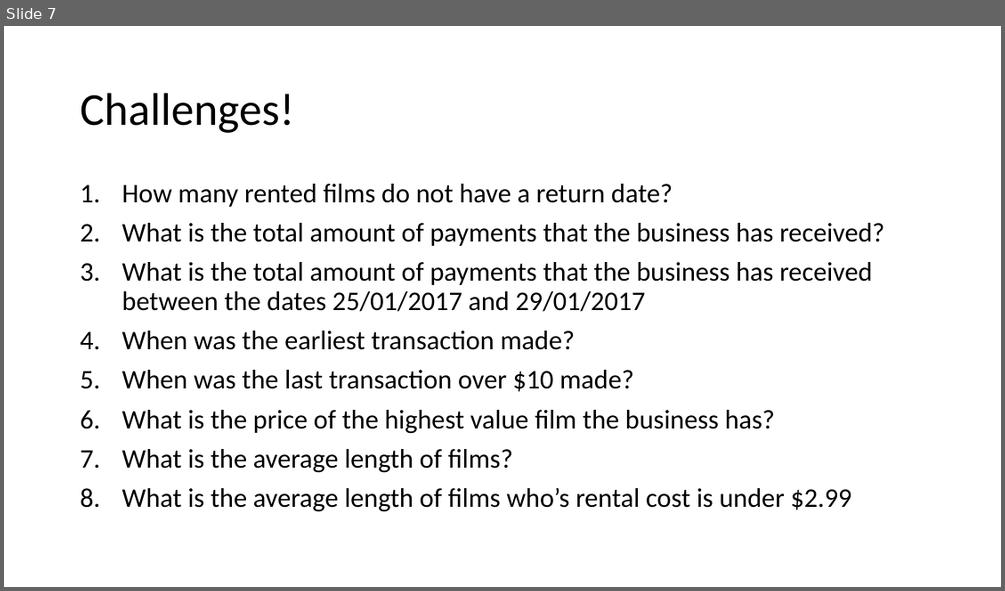
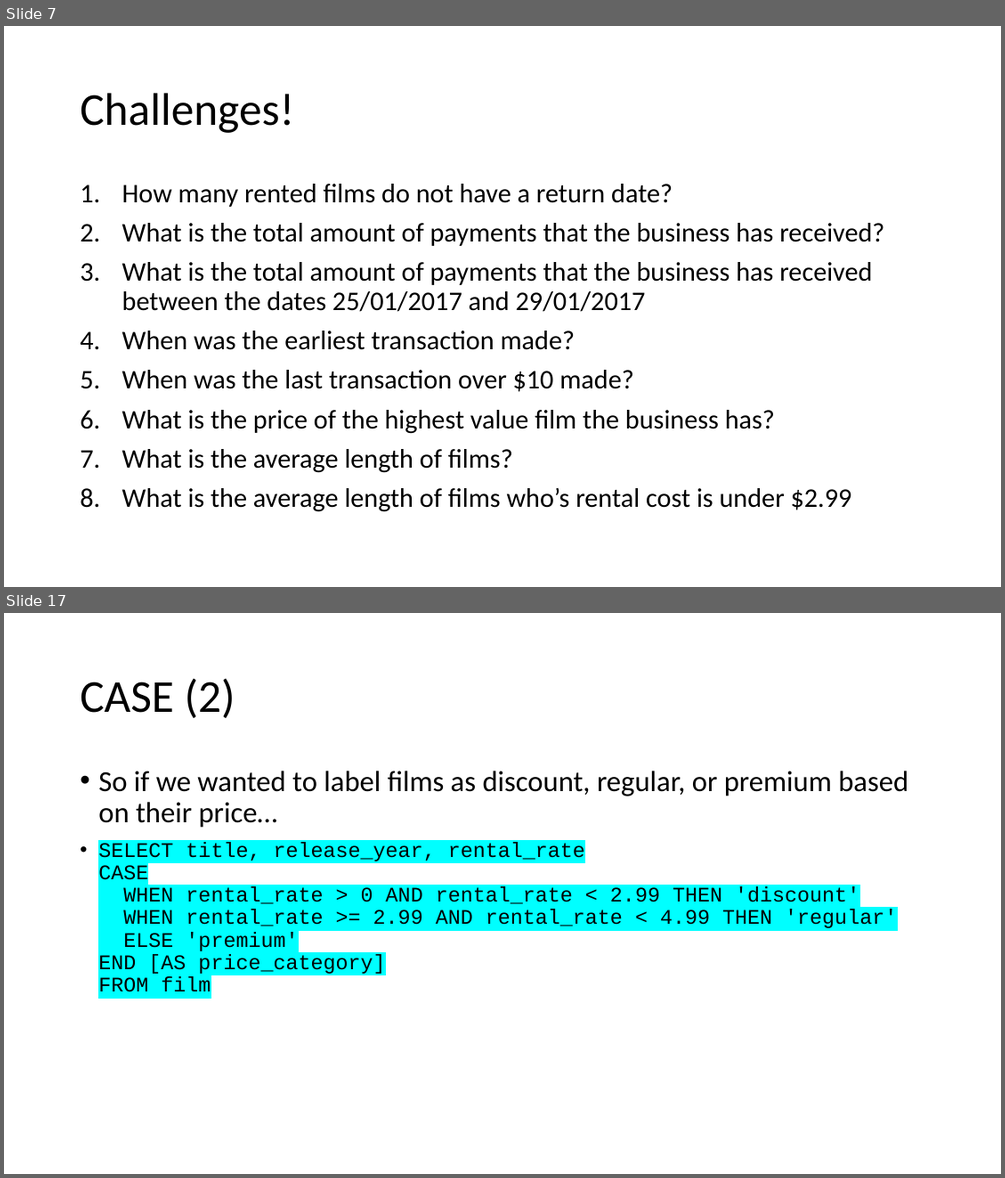
Before and after one commit to TataAndBigData/Practical-ML-DS, a slide deck: Chapter 2. Python for Data Scientists/Module 2. SQL/2. SQL Aggregations.pptx. Shown one above the other, each under a label of ours: slide 7 before the commit, slides 7 and 17 after it; the slides between them are not shown. The pictures are 1005x591 and 1005x1178 pixels, drawn with LibreOffice and Linux fonts; fonts in the diff are those of the drawing. Boxes give left, top, right and bottom in pixels: in the first picture for what was removed or moved away, otherwise in the second. Text is boxed around its words. In the diff, an @@ line names an element or a change of style, - is before the commit and + after.

```diff
--- a/Chapter 2. Python for Data Scientists/Module 2. SQL/2. SQL Aggregations.pptx
+++ b/Chapter 2. Python for Data Scientists/Module 2. SQL/2. SQL Aggregations.pptx
@@ slide 17 added at [4,613,1001,1174], background #FFFFFF @@
@@ title added at [80,678,235,718], 44 pt, text #000000 @@
+CASE (2)
@@ text added at [98,771,908,992], 20 pt, text #000000 @@
+• So if we wanted to label films as discount, regular, or premium based on their price…
+• SELECT title, release_year, rental_rate
+  CASE
+  WHEN rental_rate > 0 AND rental_rate < 2.99 THEN 'discount'
+  WHEN rental_rate >= 2.99 AND rental_rate < 4.99 THEN 'regular'
+  ELSE 'premium'
+  END [AS price_category]
+  FROM film
```
Also in this commit, not shown: 1 slide changed, 9 other slides added, 1 slide removed.
